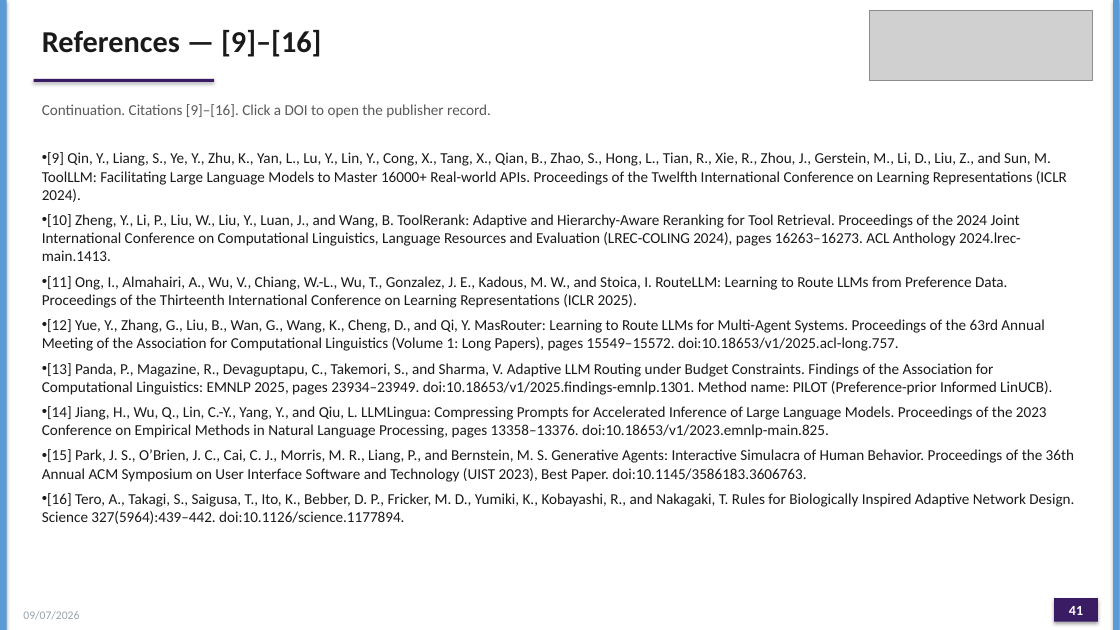
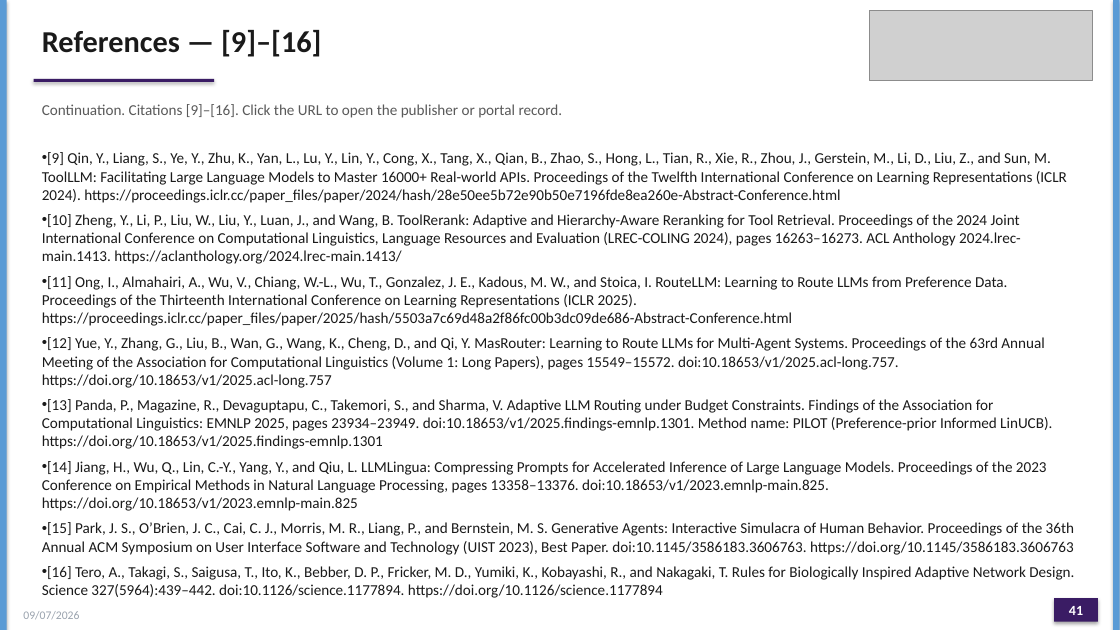
Before and after one commit to joyjeni/phd-agentic-ai-master, a slide deck: slide 41 of ACRS_PhD_Proposal_JenishaT_24ETRP720001.pptx. Drawn at 1120x630 pixels with LibreOffice and Linux fonts; fonts in the diff are those of the drawing; grey boxes stand for pictures. Boxes give left, top, right and bottom in pixels: in the first picture for what was removed or moved away, otherwise in the second. Text is boxed around its words. In the diff, an @@ line names an element or a change of style, - is before the commit and + after.

Commit message:
Link every numbered reference to an official URL.
DOI papers keep https://doi.org/…; ICLR/NeurIPS/ACL/COLM/data.gov.in
entries now use their proceedings or portal landing pages.

```diff
--- a/ACRS_PhD_Proposal_JenishaT_24ETRP720001.pptx
+++ b/ACRS_PhD_Proposal_JenishaT_24ETRP720001.pptx
@@ text at (42,104,563,118): text changed @@
-Continuation. Citations [9]–[16]. Click a DOI to open the publisher record.
+Continuation. Citations [9]–[16]. Click the URL to open the publisher or portal record.
@@ text at (42,152,1074,598): text changed @@
-• [9] Qin, Y., Liang, S., Ye, Y., Zhu, K., Yan, L., Lu, Y., Lin, Y., Cong, X., Tang, X., Qian, B., Zhao, S., Hong, L., Tian, R., Xie, R., Zhou, J., Gerstein, M., Li, D., Liu, Z., and Sun, M. ToolLLM: Facilitating Large Language Models to Master 16000+ Real-world APIs. Proceedings of the Twelfth International Conference on Learning Representations (ICLR 2024).
-• [10] Zheng, Y., Li, P., Liu, W., Liu, Y., Luan, J., and Wang, B. ToolRerank: Adaptive and Hierarchy-Aware Reranking for Tool Retrieval. Proceedings of the 2024 Joint International Conference on Computational Linguistics, Language Resources and Evaluation (LREC-COLING 2024), pages 16263–16273. ACL Anthology 2024.lrec-main.1413.
-• [11] Ong, I., Almahairi, A., Wu, V., Chiang, W.-L., Wu, T., Gonzalez, J. E., Kadous, M. W., and Stoica, I. RouteLLM: Learning to Route LLMs from Preference Data. Proceedings of the Thirteenth International Conference on Learning Representations (ICLR 2025).
-• [12] Yue, Y., Zhang, G., Liu, B., Wan, G., Wang, K., Cheng, D., and Qi, Y. MasRouter: Learning to Route LLMs for Multi-Agent Systems. Proceedings of the 63rd Annual Meeting of the Association for Computational Linguistics (Volume 1: Long Papers), pages 15549–15572. doi:10.18653/v1/2025.acl-long.757.
-• [13] Panda, P., Magazine, R., Devaguptapu, C., Takemori, S., and Sharma, V. Adaptive LLM Routing under Budget Constraints. Findings of the Association for Computational Linguistics: EMNLP 2025, pages 23934–23949. doi:10.18653/v1/2025.findings-emnlp.1301. Method name: PILOT (Preference-prior Informed LinUCB).
-• [14] Jiang, H., Wu, Q., Lin, C.-Y., Yang, Y., and Qiu, L. LLMLingua: Compressing Prompts for Accelerated Inference of Large Language Models. Proceedings of the 2023 Conference on Empirical Methods in Natural Language Processing, pages 13358–13376. doi:10.18653/v1/2023.emnlp-main.825.
-• [15] Park, J. S., O’Brien, J. C., Cai, C. J., Morris, M. R., Liang, P., and Bernstein, M. S. Generative Agents: Interactive Simulacra of Human Behavior. Proceedings of the 36th Annual ACM Symposium on User Interface Software and Technology (UIST 2023), Best Paper. doi:10.1145/3586183.3606763.
-• [16] Tero, A., Takagi, S., Saigusa, T., Ito, K., Bebber, D. P., Fricker, M. D., Yumiki, K., Kobayashi, R., and Nakagaki, T. Rules for Biologically Inspired Adaptive Network Design. Science 327(5964):439–442. doi:10.1126/science.1177894.
+• [9] Qin, Y., Liang, S., Ye, Y., Zhu, K., Yan, L., Lu, Y., Lin, Y., Cong, X., Tang, X., Qian, B., Zhao, S., Hong, L., Tian, R., Xie, R., Zhou, J., Gerstein, M., Li, D., Liu, Z., and Sun, M. ToolLLM: Facilitating Large Language Models to Master 16000+ Real-world APIs. Proceedings of the Twelfth International Conference on Learning Representations (ICLR 2024). https://proceedings.iclr.cc/paper_files/paper/2024/hash/28e50ee5b72e90b50e7196fde8ea260e-Abstract-Conference.html
+• [10] Zheng, Y., Li, P., Liu, W., Liu, Y., Luan, J., and Wang, B. ToolRerank: Adaptive and Hierarchy-Aware Reranking for Tool Retrieval. Proceedings of the 2024 Joint International Conference on Computational Linguistics, Language Resources and Evaluation (LREC-COLING 2024), pages 16263–16273. ACL Anthology 2024.lrec-main.1413. https://aclanthology.org/2024.lrec-main.1413/
+• [11] Ong, I., Almahairi, A., Wu, V., Chiang, W.-L., Wu, T., Gonzalez, J. E., Kadous, M. W., and Stoica, I. RouteLLM: Learning to Route LLMs from Preference Data. Proceedings of the Thirteenth International Conference on Learning Representations (ICLR 2025). https://proceedings.iclr.cc/paper_files/paper/2025/hash/5503a7c69d48a2f86fc00b3dc09de686-Abstract-Conference.html
+• [12] Yue, Y., Zhang, G., Liu, B., Wan, G., Wang, K., Cheng, D., and Qi, Y. MasRouter: Learning to Route LLMs for Multi-Agent Systems. Proceedings of the 63rd Annual Meeting of the Association for Computational Linguistics (Volume 1: Long Papers), pages 15549–15572. doi:10.18653/v1/2025.acl-long.757. https://doi.org/10.18653/v1/2025.acl-long.757
+• [13] Panda, P., Magazine, R., Devaguptapu, C., Takemori, S., and Sharma, V. Adaptive LLM Routing under Budget Constraints. Findings of the Association for Computational Linguistics: EMNLP 2025, pages 23934–23949. doi:10.18653/v1/2025.findings-emnlp.1301. Method name: PILOT (Preference-prior Informed LinUCB). https://doi.org/10.18653/v1/2025.findings-emnlp.1301
+• [14] Jiang, H., Wu, Q., Lin, C.-Y., Yang, Y., and Qiu, L. LLMLingua: Compressing Prompts for Accelerated Inference of Large Language Models. Proceedings of the 2023 Conference on Empirical Methods in Natural Language Processing, pages 13358–13376. doi:10.18653/v1/2023.emnlp-main.825. https://doi.org/10.18653/v1/2023.emnlp-main.825
+• [15] Park, J. S., O’Brien, J. C., Cai, C. J., Morris, M. R., Liang, P., and Bernstein, M. S. Generative Agents: Interactive Simulacra of Human Behavior. Proceedings of the 36th Annual ACM Symposium on User Interface Software and Technology (UIST 2023), Best Paper. doi:10.1145/3586183.3606763. https://doi.org/10.1145/3586183.3606763
+• [16] Tero, A., Takagi, S., Saigusa, T., Ito, K., Bebber, D. P., Fricker, M. D., Yumiki, K., Kobayashi, R., and Nakagaki, T. Rules for Biologically Inspired Adaptive Network Design. Science 327(5964):439–442. doi:10.1126/science.1177894. https://doi.org/10.1126/science.1177894
```
Also in this commit, not shown: 4 other slides changed, 52 other files.
